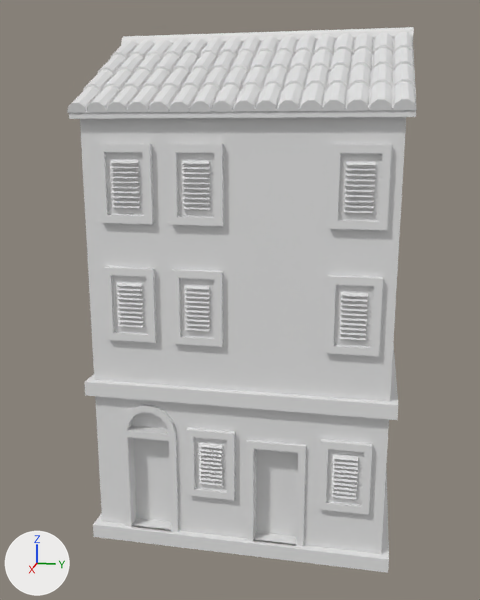
One commit to the Blender file Assets/Models/Italy Models/CS_ItalyHouse03.blend: the scene before it, then after it.
Both versions are drawn from a 50 mm lens placed at (10.14, 1.68, 5.67), pointed at (0.22, -0.3, 3.19). Arrows for +X, +Y and +Z are at lower left; the lights stay in place.

In view in the first picture: 'Cylinder', 'building_001', 'building_001.001'.
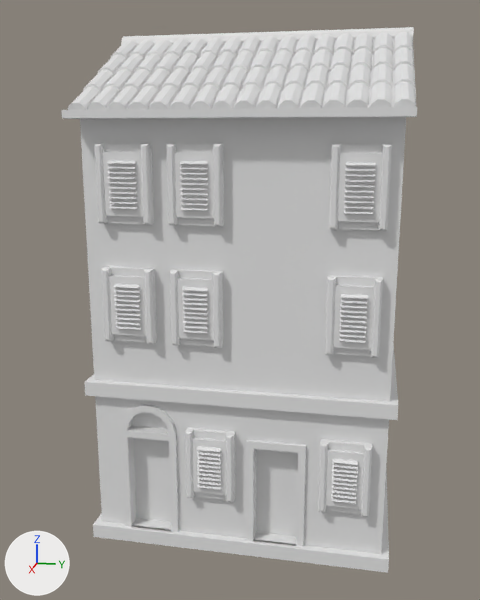
Commit message: Italy houses
updating some houses in Italy

The change, as a list of edits to the scene's bpy script:
```text
Change me_building_001_mesh:
    used by ob_building_001; location = (0.0, 0.0, 0.0)
    remove me_building_001_mesh.from_pydata(...)  # 884 vertices, 719 faces; spans x -2.1..2.1, y -2.1..2.1, z 0.0..7.04
    add me_building_001_mesh.from_pydata(...)  # 1084 vertices, 919 faces; spans x -2.1..2.3, y -2.1..2.1, z 0.0..7.04
    me_building_001_mesh part 1: 408 vertices moved from x 2.02..2.07, y -1.67..1.75, z 3.12..5.48 to x 2.12..2.17, y -1.67..1.75, z 3.12..5.48; 152 vertices added at x 2.12..2.3, y -2.1..2.1, z 3.02..5.99
    me_building_001_mesh part 2: 68 vertices moved from x 2.02..2.07, y -0.57..-0.11, z 0.91..1.7 to x 2.12..2.17, y -0.57..-0.11, z 0.91..1.7; 24 vertices added at x 2.12..2.15, y -0.67..-0.01, z 0.81..1.8
    me_building_001_mesh part 3: 68 vertices moved from x 2.02..2.07, y 1.24..1.71, z 0.91..1.7 to x 2.12..2.17, y 1.24..1.71, z 0.91..1.7; 24 vertices added at x 2.12..2.15, y 1.14..1.81, z 0.81..1.8
    add me_building_001_mesh.materials.append(mat_ground)
```

Changed parts and their boxes [x1, y1, x2, y2] in the pictures (480 x 600 px; the box of a moved part takes in the faces that stretch with it):
'building_001', reshaped
    before: [69, 38, 416, 573]
    after: [62, 38, 417, 573]
part 1 of me_building_001_mesh, moved or reshaped
    before: [104, 152, 382, 348]
    after: [62, 107, 417, 358]
part 2 of me_building_001_mesh, moved or reshaped
    before: [193, 437, 227, 493]
    after: [185, 430, 234, 502]
part 3 of me_building_001_mesh, moved or reshaped
    before: [326, 449, 364, 507]
    after: [318, 441, 372, 517]
